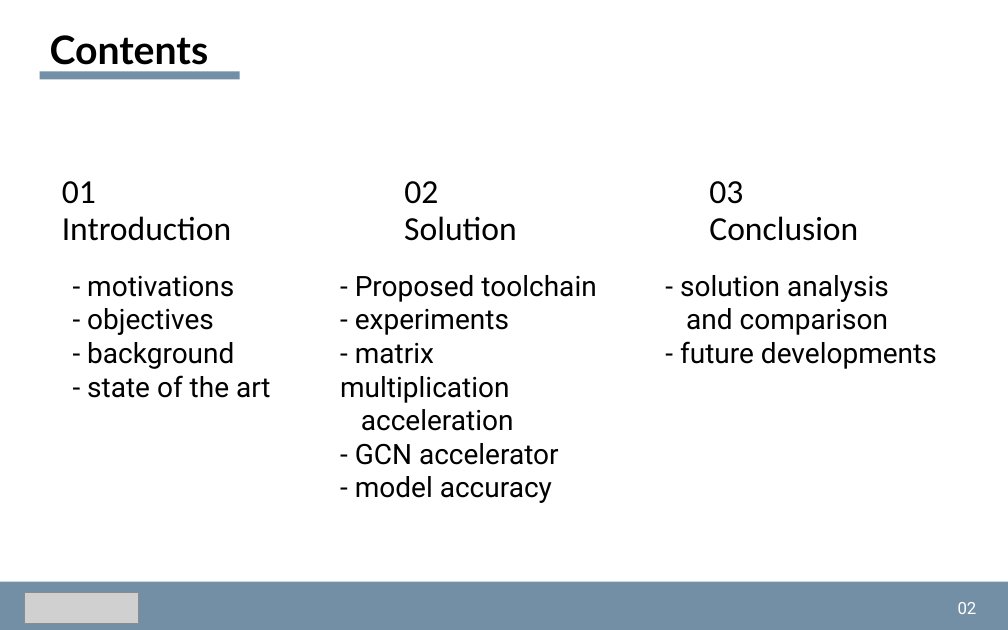
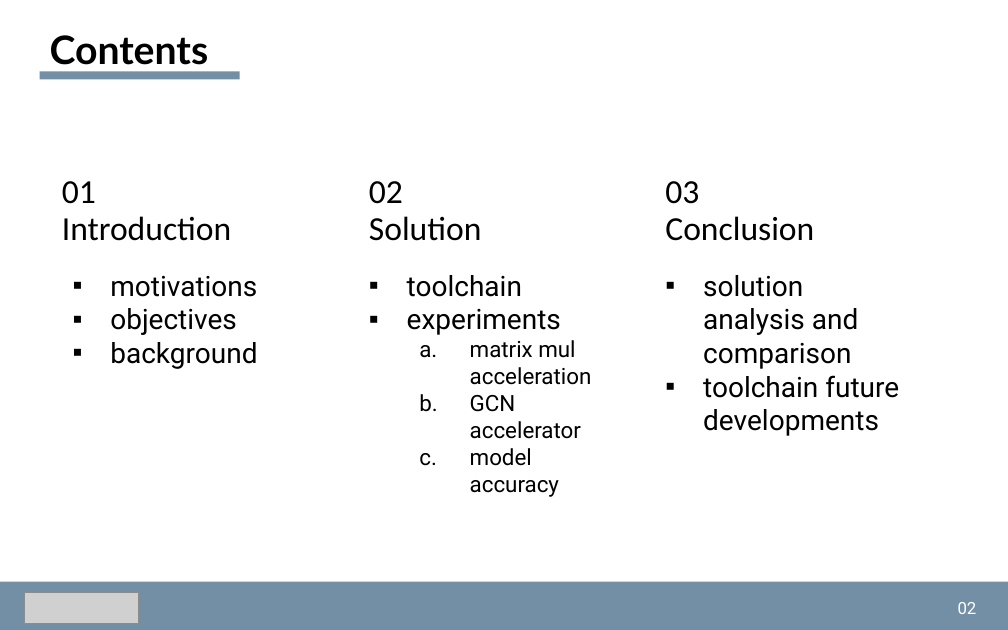
Before and after one commit to dmsgnn/master-thesis, a slide deck: slide 2 of docs/presentation/presentation.pptx. Drawn at 1008x630 pixels with LibreOffice and Linux fonts; fonts in the diff are those of the drawing; grey boxes stand for pictures. Boxes give left, top, right and bottom in pixels: in the first picture for what was removed or moved away, otherwise in the second. Text is boxed around its words. In the diff, an @@ line names an element or a change of style, - is before the commit and + after.

```diff
--- a/docs/presentation/presentation.pptx
+++ b/docs/presentation/presentation.pptx
@@ text "02": place and size @@
-text "02" at [404, 181, 438, 204]
+text "02" at [369, 181, 403, 204]
@@ text "03": place and size @@
-text "03" at [709, 181, 743, 204]
+text "03" at [665, 181, 699, 204]
@@ text "Solution": place and size @@
-text "Solution" at [404, 216, 517, 241]
+text "Solution" at [369, 216, 482, 241]
@@ text "Conclusion": place and size @@
-text "Conclusion" at [709, 216, 858, 241]
+text "Conclusion" at [665, 216, 814, 241]
@@ text at [110, 276, 257, 369]: text changed @@
-- motivations
-- objectives
-- background
-- state of the art
+▪ motivations
+▪ objectives
+▪ background
@@ text at [407, 275, 592, 497]: text changed; size 20 to 16 pt @@
-- Proposed toolchain
-- experiments
-- matrix multiplication
-acceleration
-- GCN accelerator
-- model accuracy
+▪ toolchain
+▪ experiments
+  a. matrix mul acceleration
+  b. GCN accelerator
+  c. model accuracy
@@ text at [703, 275, 899, 436]: text changed @@
-- solution analysis
-and comparison
-- future developments
+▪ solution analysis and comparison
+▪ toolchain future developments
```
Also in this commit, not shown: 16 other slides changed, 1 other file.
